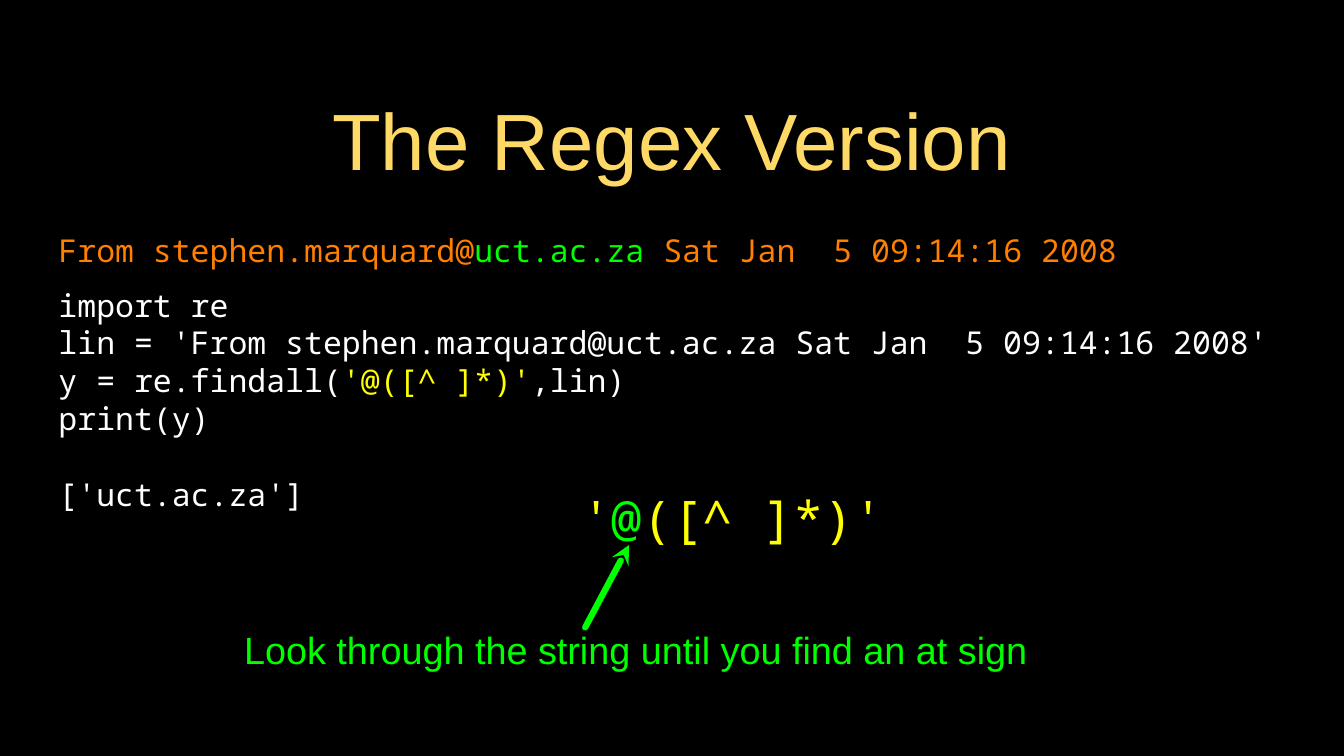
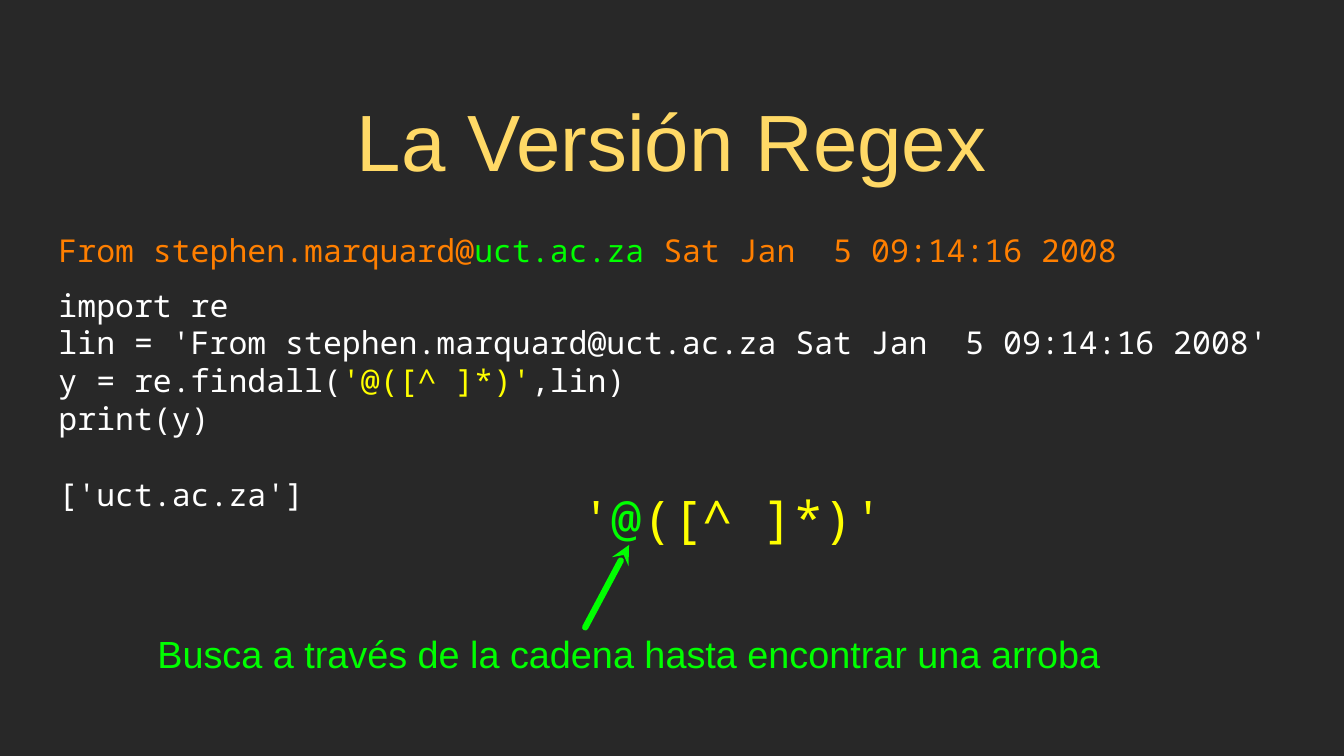
Before and after one commit to csev/py4e, a slide deck: slide 23 of lectures3/Pythonlearn-11-Regex.pptx. Drawn at 1344x756 pixels with LibreOffice and Linux fonts; fonts in the diff are those of the drawing. Boxes give left, top, right and bottom in pixels: in the first picture for what was removed or moved away, otherwise in the second. Text is boxed around its words. In the diff, an @@ line names an element or a change of style, - is before the commit and + after.

Commit message:
Translation of lectures3/11 Regex to Spanish
Spanish translation of lectures3/Pythonlearn-11-Regex.pptx
and regex cheatsheet.

```diff
--- a/lectures3/Pythonlearn-11-Regex.pptx
+++ b/lectures3/Pythonlearn-11-Regex.pptx
@@ background #000000 to #282828 @@
@@ title at [357,112,987,186]: text changed @@
-The Regex Version
+La Versión Regex
@@ text at [157,640,1100,669]: text changed @@
-Look through the string until you find an at sign
+Busca a través de la cadena hasta encontrar una arroba
@@ rectangle removed at [0,691,1344,756] @@
```
Also in this commit, not shown: 27 other slides changed, 6 slides added, 6 slides removed, 1 other file.
